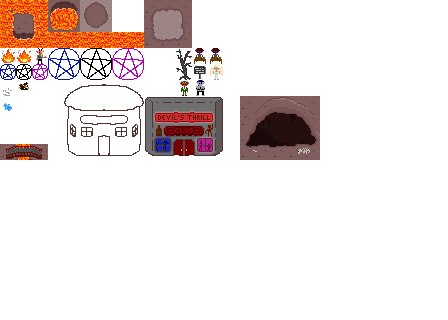
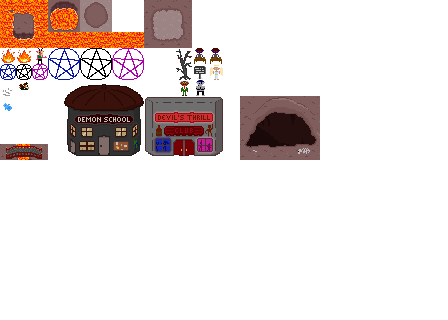
Layered file, before and after one edit (448×320). Changes by layer:
painted on "Lava" (2nd of 2) over [64, 84, 144, 156]
